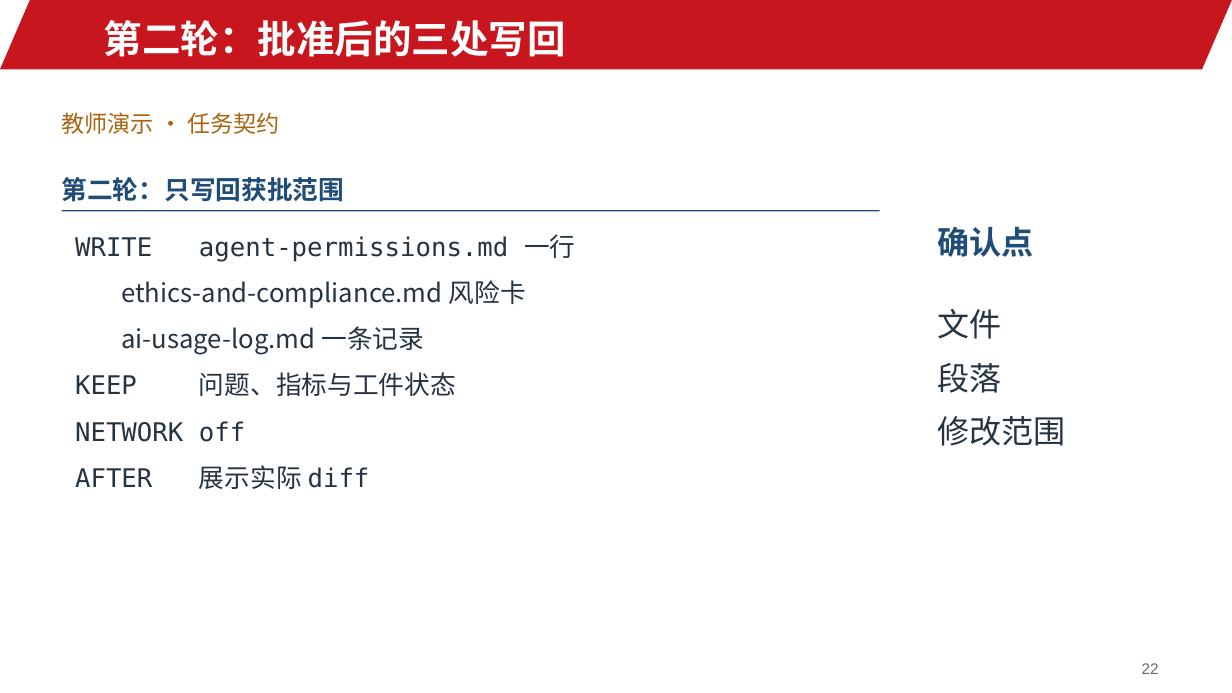
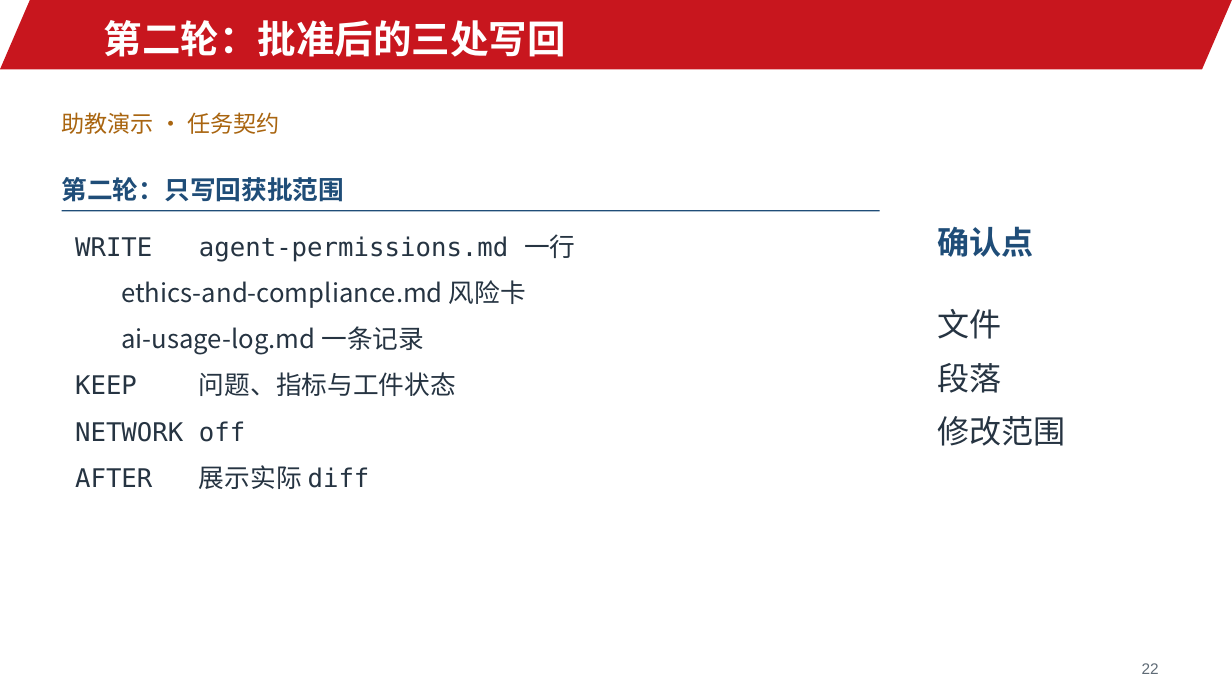
Before and after one commit to jinyh/ai4research, a slide deck: slide 22 of lessons/lesson-02/slides.pptx. Drawn at 1232x693 pixels with LibreOffice and Linux fonts; fonts in the diff are those of the drawing; background and template pictures are left out. Boxes give left, top, right and bottom in pixels: in the first picture for what was removed or moved away, otherwise in the second. Text is boxed around its words. In the diff, an @@ line names an element or a change of style, - is before the commit and + after.

```diff
--- a/lessons/lesson-02/slides.pptx
+++ b/lessons/lesson-02/slides.pptx
@@ text at <box>62,112,279,134</box>: text changed @@
-教师演示 · 任务契约
+助教演示 · 任务契约
```
Also in this commit, not shown: 2 other slides changed, 8 other files.
